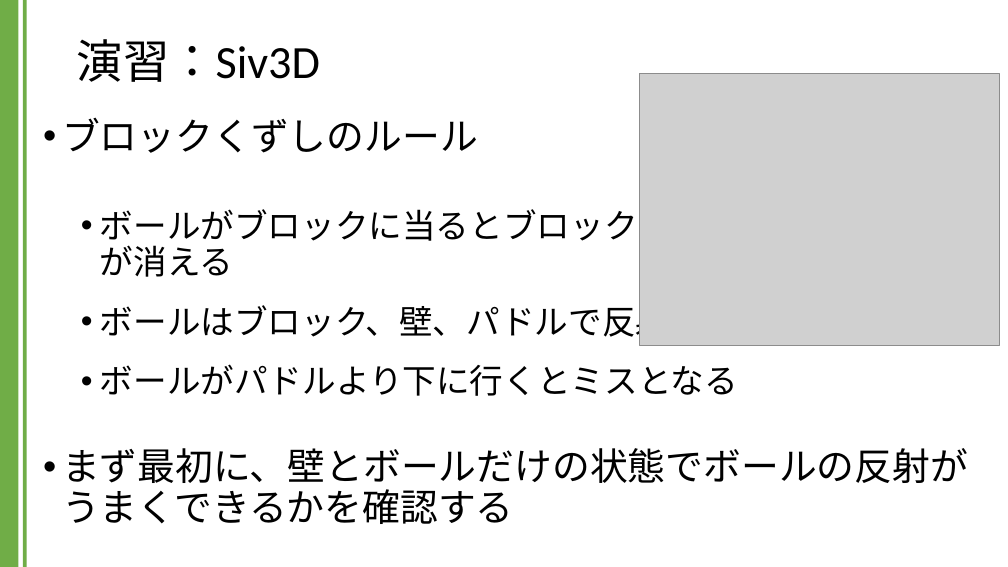
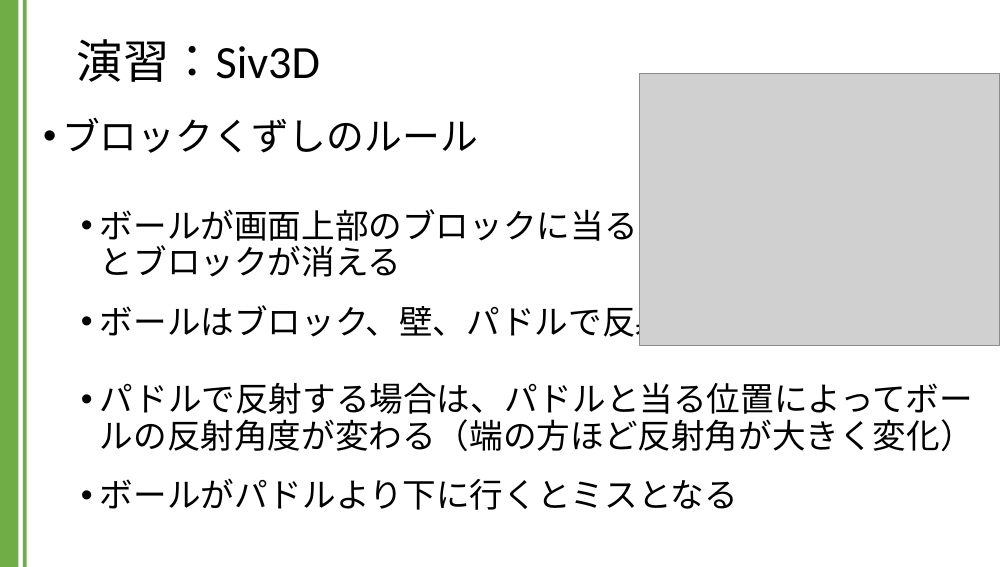
Before and after one commit to kic-murata/cpp2024, a slide deck: slide 13 of 授業資料/演習課題：Siv3D.pptx (slide 12 before the commit). Drawn at 1008x567 pixels with LibreOffice and Linux fonts; fonts in the diff are those of the drawing; grey boxes stand for pictures; background and template pictures are left out. Boxes give left, top, right and bottom in pixels: in the first picture for what was removed or moved away, otherwise in the second. Text is boxed around its words. In the diff, an @@ line names an element or a change of style, - is before the commit and + after.

```diff
--- a/授業資料/演習課題：Siv3D.pptx
+++ b/授業資料/演習課題：Siv3D.pptx
@@ text at box(100, 209, 638, 277): text changed @@
-  • ボールがブロックに当るとブロック
-    が消える
+  • ボールが画面上部のブロックに当る
+    とブロックが消える
@@ text at box(100, 382, 974, 451): paragraph added @@
+  • パドルで反射する場合は、パドルと当る位置によってボールの反射角度が変わる（端の方ほど反射角が大きく変化）
@@ text at box(62, 448, 968, 524): paragraph removed @@
-• まず最初に、壁とボールだけの状態でボールの反射が
-  うまくできるかを確認する
```
Also in this commit, not shown: 13 other slides changed, 7 slides added.
